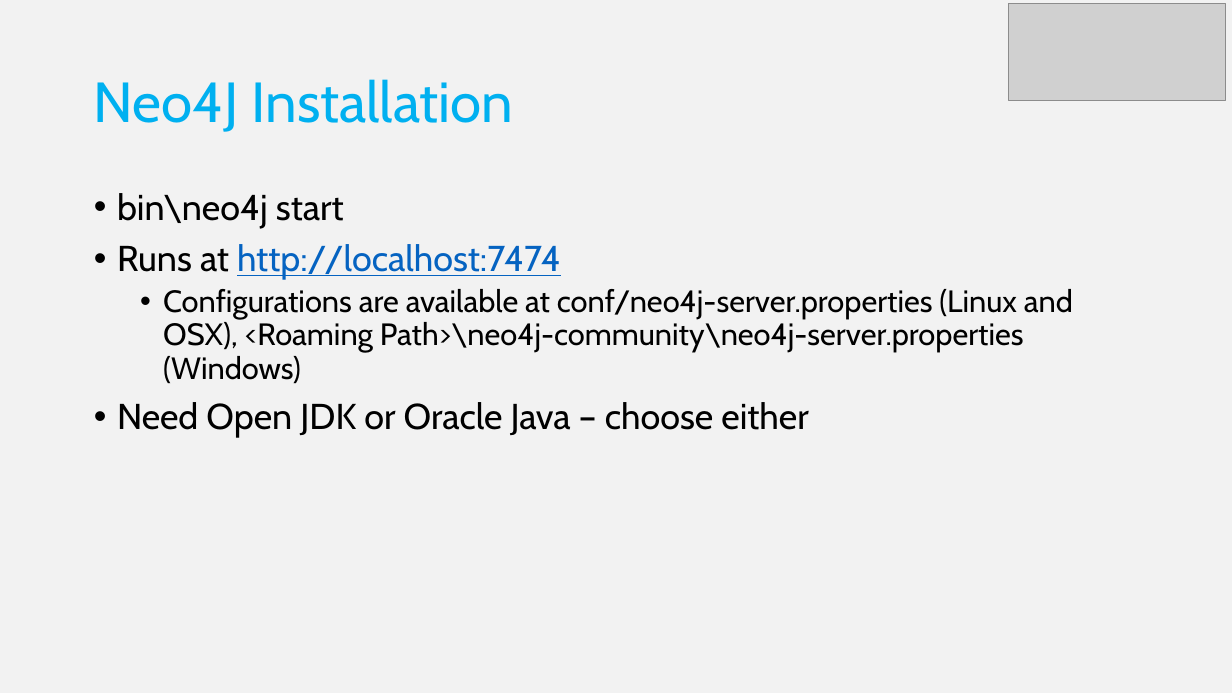
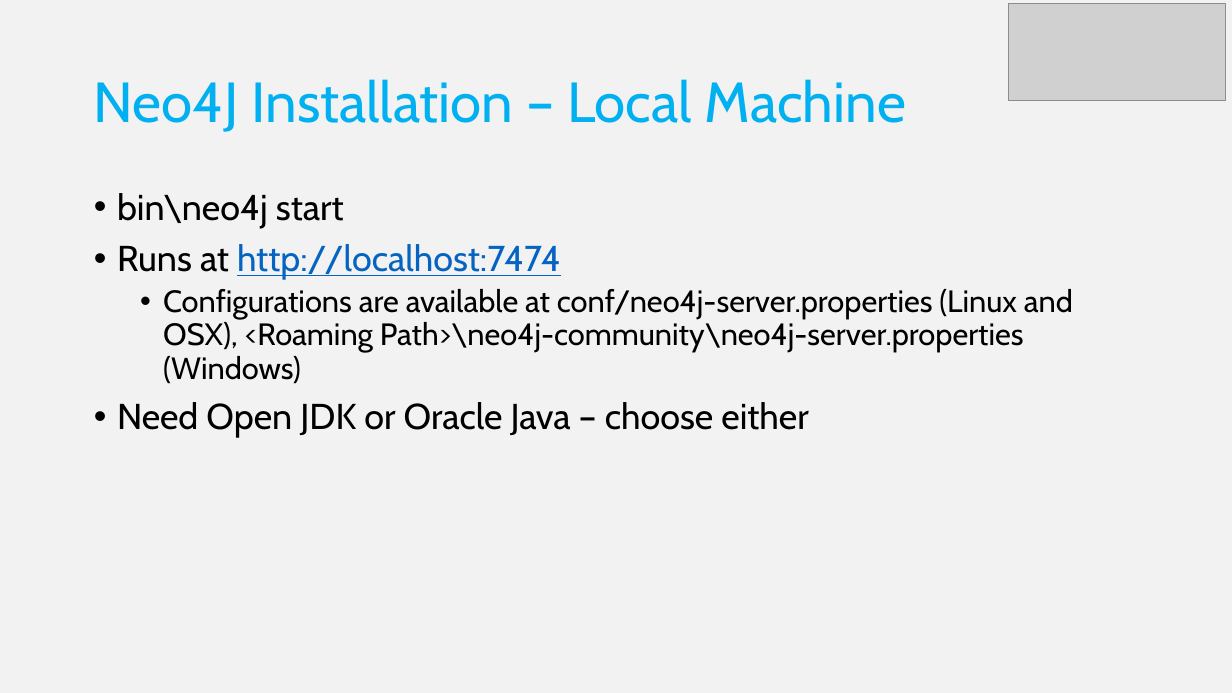
Before and after one commit to FutureUnleashed/OSS, a slide deck: slide 13 of Neo4j/Future Unleashed_Neo4j.pptx. Drawn at 1232x693 pixels with LibreOffice and Linux fonts; fonts in the diff are those of the drawing; grey boxes stand for pictures; background and template pictures are left out. Boxes give left, top, right and bottom in pixels: in the first picture for what was removed or moved away, otherwise in the second. Text is boxed around its words. In the diff, an @@ line names an element or a change of style, - is before the commit and + after.

```diff
--- a/Neo4j/Future Unleashed_Neo4j.pptx
+++ b/Neo4j/Future Unleashed_Neo4j.pptx
@@ title at [94,79,906,132]: text changed @@
-Neo4J Installation
+Neo4J Installation – Local Machine
```
Also in this commit, not shown: 5 other slides changed, 3 slides added, 1 other file.
